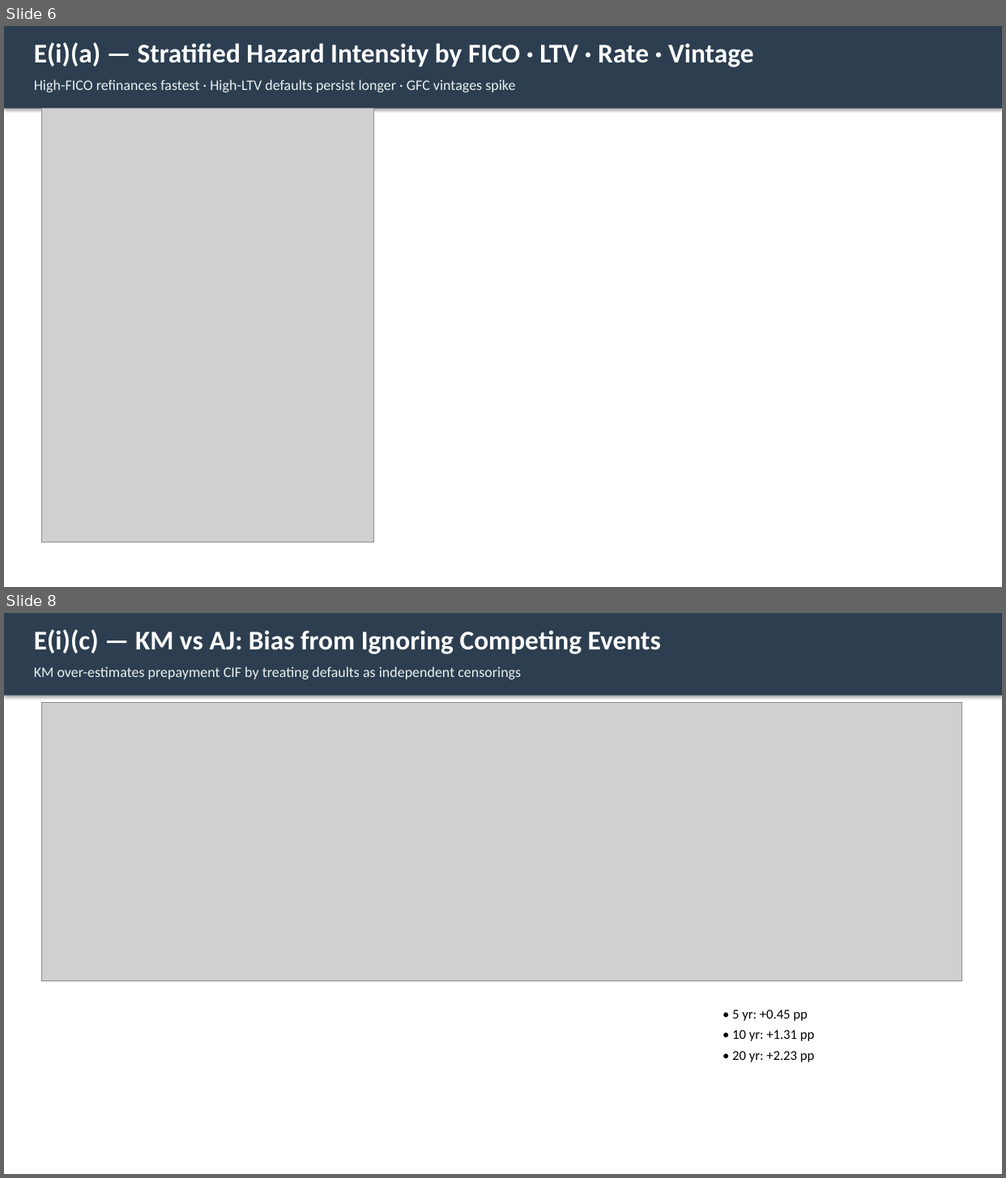
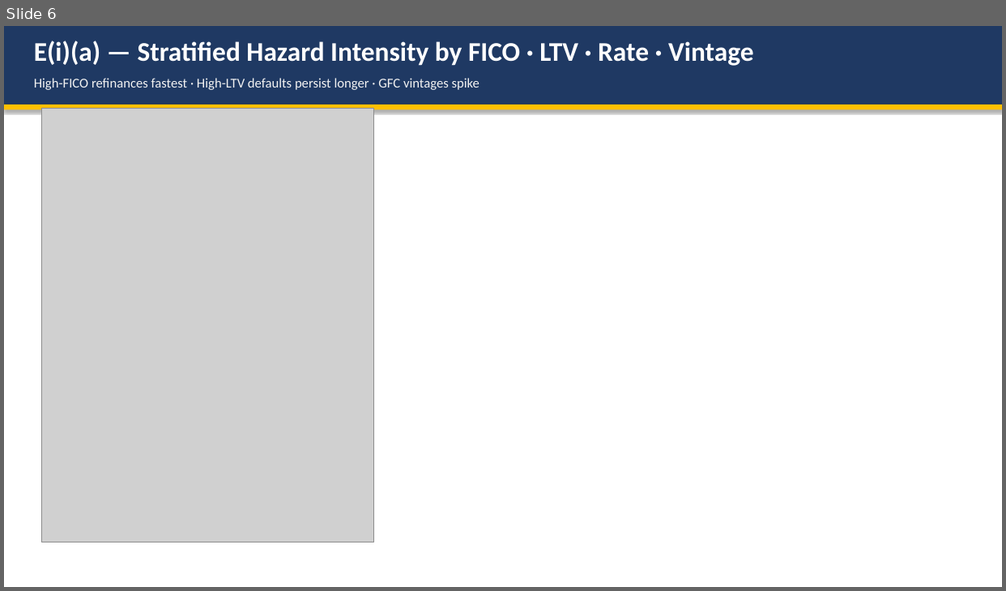
Before and after one commit to liny-r/IR-C-Assignment3, a slide deck: processed/PartE_Presentation.pptx. Shown one above the other, each under a label of ours: slides 6 and 8 before the commit, slide 6 after it; the slides between them are not shown. The pictures are 1006x1178 and 1006x591 pixels, drawn with LibreOffice and Linux fonts; fonts in the diff are those of the drawing; grey boxes stand for pictures. Boxes give left, top, right and bottom in pixels: in the first picture for what was removed or moved away, otherwise in the second. Text is boxed around its words. In the diff, an @@ line names an element or a change of style, - is before the commit and + after.

```diff
--- a/processed/PartE_Presentation.pptx
+++ b/processed/PartE_Presentation.pptx
@@ slide 8 removed at <box>4,613,1002,1174</box>, background #FFFFFF @@
@@ rectangle removed at <box>4,613,1002,696</box> @@
@@ text removed at <box>34,629,661,654</box> @@
-E(i)(c) — KM vs AJ: Bias from Ignoring Competing Events
@@ text removed at <box>34,666,521,679</box> @@
-KM over-estimates prepayment CIF by treating defaults as independent censorings
@@ picture removed at <box>41,703,962,982</box> @@
@@ text removed at <box>732,1010,815,1063</box> @@
-• 5 yr: +0.45 pp
-• 10 yr: +1.31 pp
-• 20 yr: +2.23 pp
@@ slide 6 changed as well @@
@@ rectangle: place and size @@
-rectangle at <box>4,26,1002,109</box>
+rectangle at <box>4,26,1002,105</box>
@@ rectangle at <box>4,26,1002,105</box>: fill #2C3E50 to #1F3963 @@
@@ text "High-FICO refinances fastest · High-LTV ..." at <box>34,78,479,90</box>: size 14 to 13 pt, text colour #ECF0F1 to #F2F2F2 @@
@@ rectangle added at <box>4,105,1002,110</box>, fill #FFC000 @@
```
Also in this commit, not shown: 13 other slides changed, 3 slides added, 1 other slide removed, 3 other files.
